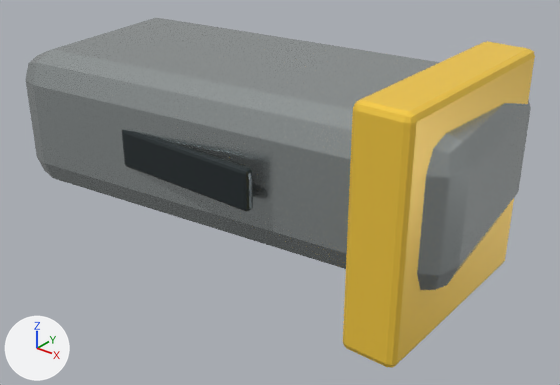
One commit to the glTF model assets/models/items/item-iron-ingot/item-iron-ingot_variant_b.glb: the scene before it, then after it.
Before and after are seen from a 50 mm lens placed at (0.714, -0.861, 0.735), pointed at (0.036, -0.014, 0.21). The axes (+X, +Y, +Z) are drawn at lower left. The lights are the same throughout. The picture after the commit comes second. Objects named as collision shapes, trigger or cutter boxes, shadow casters or lower levels of detail are left out. Where no turn or scale is listed for an object, it has been applied to the vertices.

Objects in the first picture: 'Ingot stamped mark', 'Metal ingot', 'Variant reinforcement'.
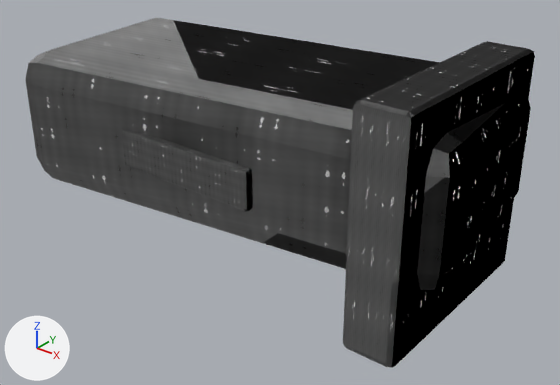
The newer file is also turned or shifted as a whole; pictures and numbers use the older file's frame.

Edits to the bpy script that builds the scene:
```text
Add img_metal_albedo:
    img_metal_albedo = load_image('metal_albedo', '_unpacked/metal_albedo', 256, 256, 'sRGB')
Add img_metal_height:
    img_metal_height = load_image('metal_height', '_unpacked/metal_height', 256, 256, 'Non-Color')
Add img_metal_roughness_002:
    img_metal_roughness_002 = load_image('metal_roughness.002', '_unpacked/metal_roughness.002', 256, 256, 'Non-Color')
Add img_metal_roughness_001:
    img_metal_roughness_001 = load_image('metal_roughness.001', '_unpacked/metal_roughness.001', 256, 256, 'Non-Color')
Add img_metal_roughness:
    img_metal_roughness = load_image('metal_roughness', '_unpacked/metal_roughness', 256, 256, 'Non-Color')
Change mat_item_graphite_alloy:
    remove # nodes: BsdfPrincipled, OutputMaterial
    remove # colours: dark grey #424b4d
    nodes: BsdfPrincipled, Math, NormalMap, OutputMaterial, SeparateColor, TexImage x3
    uses the picture img_metal_albedo
    uses the picture img_metal_height
    uses the picture img_metal_roughness
Change mat_item_brushed_metal:
    remove # nodes: BsdfPrincipled, OutputMaterial
    remove # colours: light grey #b8bfbf
    nodes: BsdfPrincipled, Math, NormalMap, OutputMaterial, SeparateColor, TexImage x3
    uses the picture img_metal_albedo
    uses the picture img_metal_height
    uses the picture img_metal_roughness_001
Change mat_item_safety_yellow:
    remove # nodes: BsdfPrincipled, OutputMaterial
    remove # colours: yellow #ffd345
    nodes: BsdfPrincipled, Math, NormalMap, OutputMaterial, SeparateColor, TexImage x3
    uses the picture img_metal_albedo
    uses the picture img_metal_height
    uses the picture img_metal_roughness_002
```

Boxes (x1, y1, x2, y2) around the edits, measured in the pictures (560 x 385 px):
'Metal ingot', surface changed (light grey to grey)
    both: (25, 17, 531, 290)
'Variant reinforcement', surface changed (yellow to grey)
    both: (343, 41, 535, 368)
'Ingot stamped mark', surface changed (lighter)
    both: (122, 130, 253, 211)
